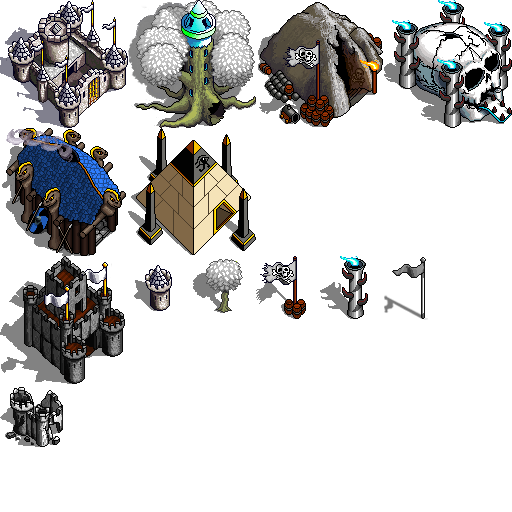
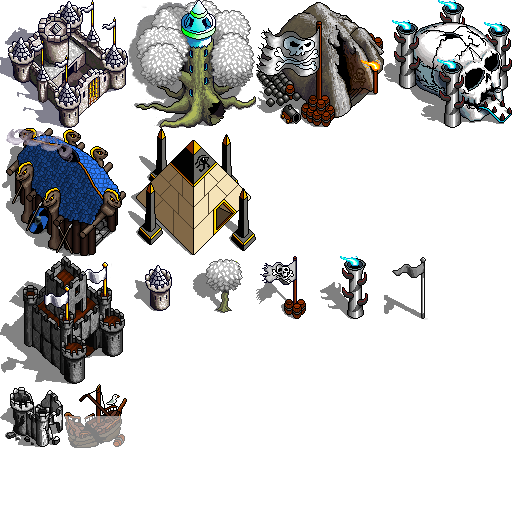
Revision of a layered 512 × 512 image; what changed, layer by layer:
painted on "Human Colour" over [45, 2, 421, 318]
removed layer "Elf Colour" over [139, 73, 236, 89]
removed layer "Pirate Colour" over [286, 45, 319, 68]
removed layer "Merc Colour" over [50, 287, 74, 302]
painted on "Human Castle" over [6, 2, 422, 447]
removed layer "Elf Castle" over [135, 56, 236, 89]
removed layer "Pirate Castle" over [259, 2, 383, 127]
removed layer "Viking Castle" over [11, 177, 70, 253]
removed layer "Pharaoh Castle" over [136, 156, 241, 250]
removed layer "Merc Castle" over [26, 283, 74, 302]
removed layer "Merc Flag" over [384, 295, 422, 319]
painted on "Human Shadow" over [6, 2, 422, 448]
removed layer "Elf Shadow" (was 50%) over [135, 56, 236, 89]
removed layer "Pirate Shadow" (was 50%) over [258, 31, 375, 127]
removed layer "Viking Shadow" (was 50%) over [11, 177, 70, 253]
removed layer "Pharaoh Shadow" over [128, 156, 241, 250]
removed layer "Merc Shadow" (was 50%) over [26, 283, 74, 302]
